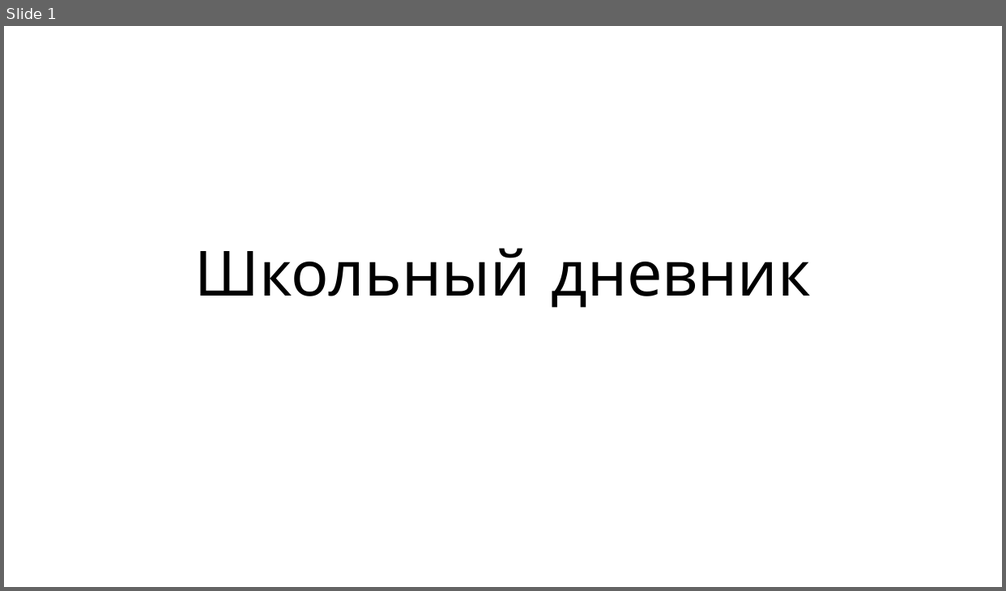
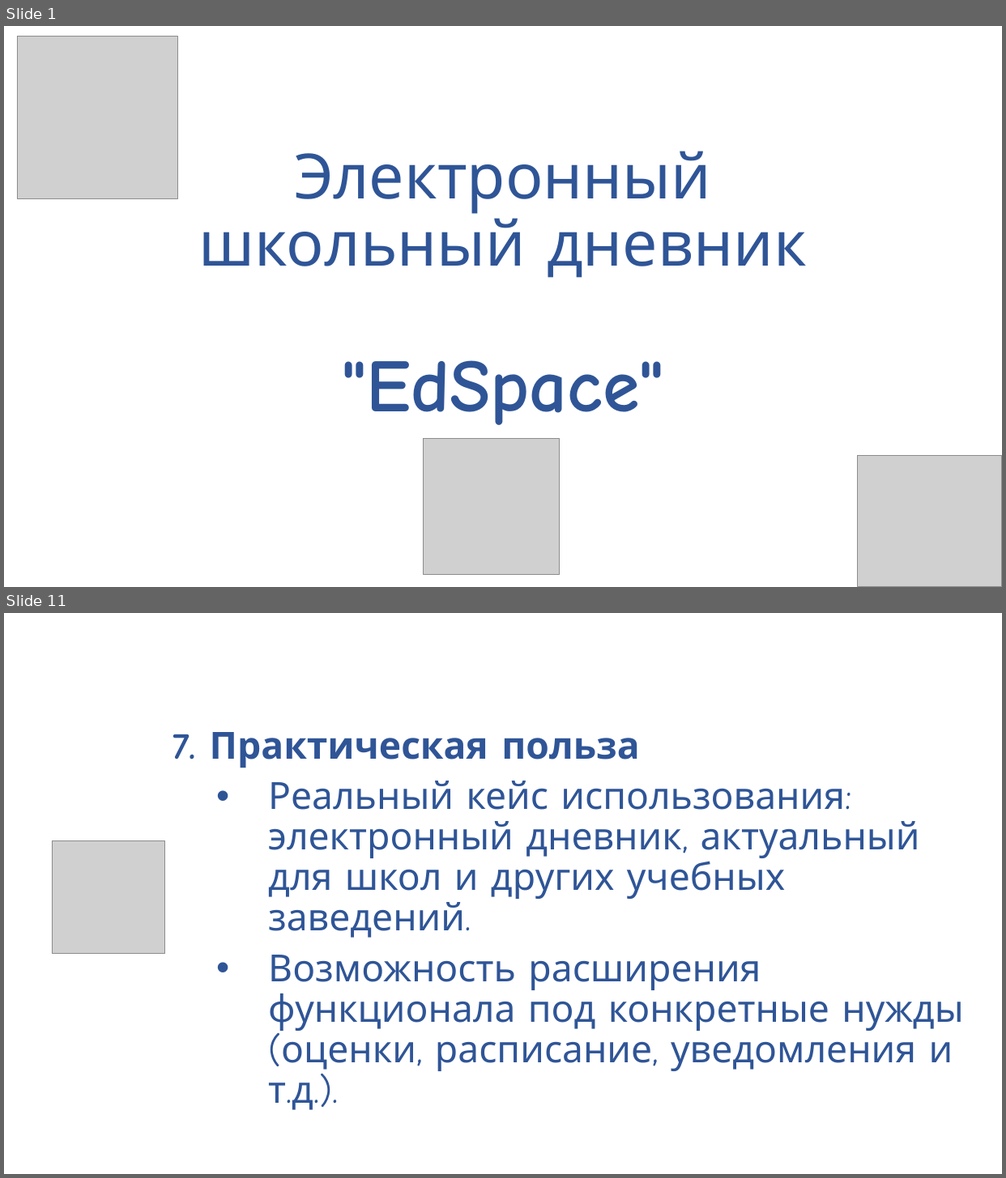
Before and after one commit to RobikRobi/School-diary, a slide deck: presentation/Презентация.pptx. Shown one above the other, each under a label of ours: slide 1 before the commit, slides 1 and 11 after it; the slides between them are not shown. The pictures are 1006x591 and 1006x1178 pixels, drawn with LibreOffice and Linux fonts; fonts in the diff are those of the drawing; grey boxes stand for pictures. Boxes give left, top, right and bottom in pixels: in the first picture for what was removed or moved away, otherwise in the second. Text is boxed around its words. In the diff, an @@ line names an element or a change of style, - is before the commit and + after.

```diff
--- a/presentation/Презентация.pptx
+++ b/presentation/Презентация.pptx
@@ slide 11 added at [4, 613, 1002, 1174], background #FFFFFF @@
@@ text added at [172, 732, 963, 1110], 36 pt, text #2F5597 @@
+7. Практическая польза
+• Реальный кейс использования: электронный дневник, актуальный для школ и других учебных заведений.
+• Возможность расширения функционала под конкретные нужды (оценки, расписание, уведомления и т.д.).
@@ picture added at [52, 841, 165, 954] @@
@@ slide 1 changed as well @@
@@ picture added at [18, 37, 177, 199] @@
@@ title "Электронный школьный дневник "EdSpace"" at [199, 151, 807, 425]: vertical alignment bottom to middle @@
@@ title at [199, 151, 807, 425]: text changed; text colour #000000 to #2F5597 @@
-Школьный дневник
+Электронный школьный дневник
+"EdSpace"
@@ picture added at [424, 438, 560, 574] @@
@@ picture added at [859, 456, 1002, 587] @@
```
Also in this commit, not shown: 10 other slides changed, 12 other slides added.
